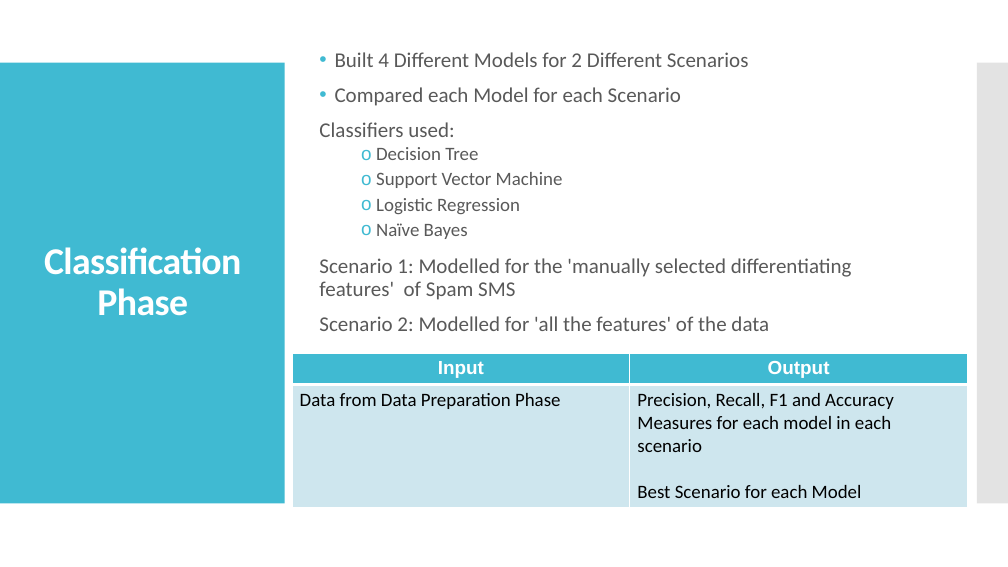
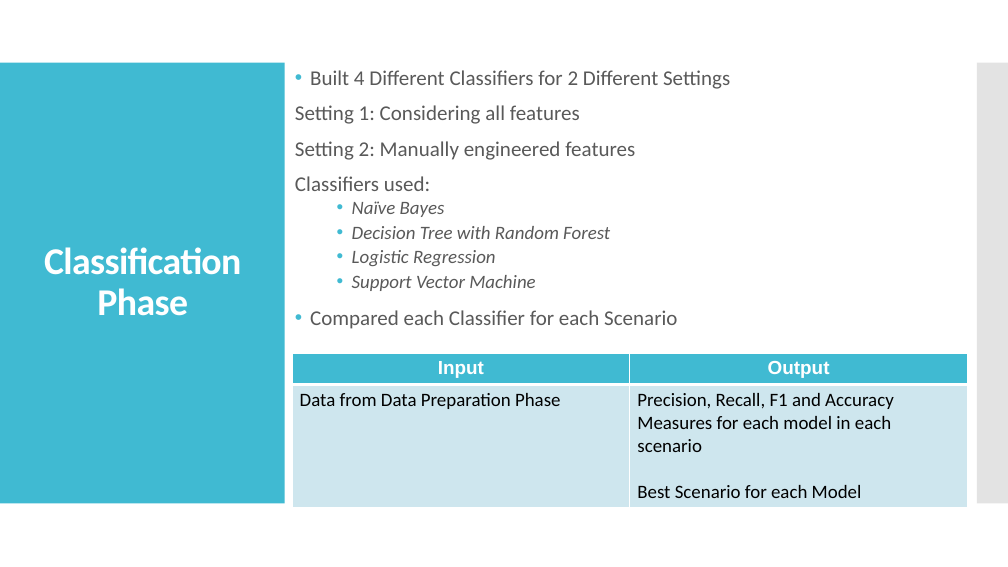
Before and after one commit to HarshitaJain0905/SMS_Spam_701, a slide deck: slide 11 of IFN701 PPT Week12.pptx (slide 12 before the commit). Drawn at 1008x567 pixels with LibreOffice and Linux fonts; fonts in the diff are those of the drawing. Boxes give left, top, right and bottom in pixels: in the first picture for what was removed or moved away, otherwise in the second. Text is boxed around its words. In the diff, an @@ line names an element or a change of style, - is before the commit and + after.

```diff
--- a/IFN701 PPT Week12.pptx
+++ b/IFN701 PPT Week12.pptx
@@ text "Built 4 Different Classifiers for ...": place and size @@
-text "Built 4 Different Classifiers for ..." at [319,52,852,331]
+text "Built 4 Different Classifiers for ..." at [295,70,730,329]
@@ text at [295,70,730,160]: text changed @@
-• Built 4 Different Models for 2 Different Scenarios
-• Compared each Model for each Scenario
+• Built 4 Different Classifiers for 2 Different Settings
+Setting 1: Considering all features
+Setting 2: Manually engineered features
@@ text at [352,201,610,266]: text changed; italic on @@
-  o Decision Tree
+  • Naïve Bayes
+  • Decision Tree with Random Forest
+  • Logistic Regression
@@ text at [352,275,535,291]: italic on in "Support Vector Machine"; bullet o to • @@
@@ text at [310,310,677,329]: text changed @@
-  o Logistic Regression
-  o Naïve Bayes
-Scenario 1: Modelled for the 'manually selected differentiating features' of Spam SMS
-Scenario 2: Modelled for 'all the features' of the data
+• Compared each Classifier for each Scenario
```
Also in this commit, not shown: 14 other slides changed, 2 slides added, 4 slides removed.
